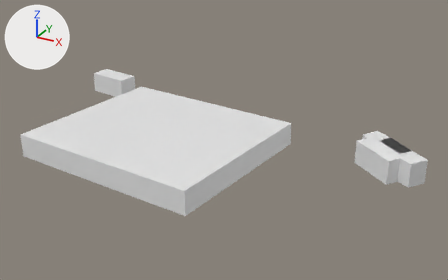
The glTF model output/glb/tile_200.glb as it was, and as the next commit left it.
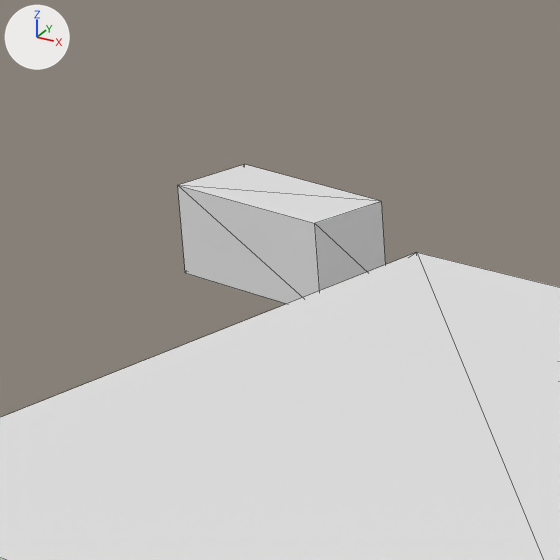
Old and new are each drawn whole from a camera (50 mm lens) standing at (173.8, -200.6, 111.7) and looking at (56.8, 12.1, 5.4) and again close up on the part from 13% to 38% of the width and 13% to 53% of the height. The axes (+X, +Y, +Z) are drawn at upper left. The lights are the same throughout. The first two pictures are the older version. The close-ups show mesh edges as thin lines.
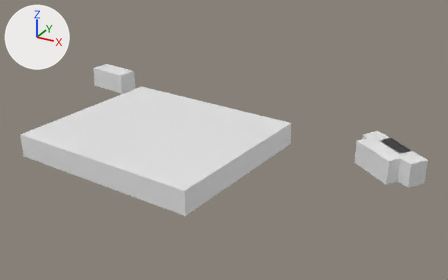
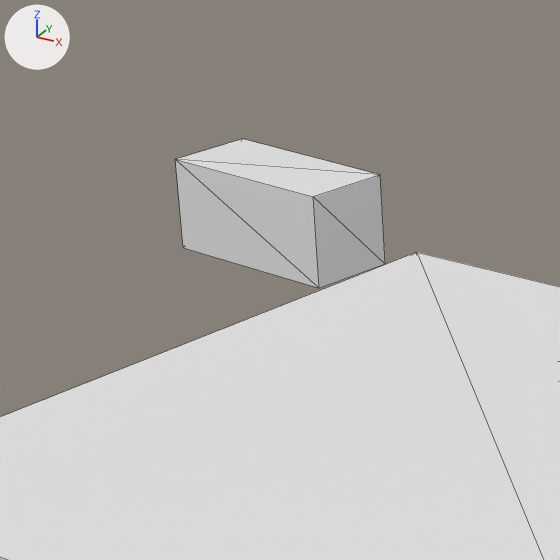
The newer file is also turned or shifted as a whole; pictures and numbers use the older file's frame.

The change, as a diff of the scene's bpy script:
```diff
--- a/output/glb/tile_200.glb.py
+++ b/output/glb/tile_200.glb.py
@@ me_mesh_0 @@
 # used by ob_mesh_0; location = (0.0, 0.0, 0.0)
-me_mesh_0.from_pydata(...)  # 40 vertices, 54 faces; spans x -43.0..139.0, y -42.0..57.0, z 0.0..10.0
+me_mesh_0.from_pydata(...)  # 40 vertices, 54 faces; spans x -43.0..139.0, y -42.0..57.0, z 0.0..13.0
+# me_mesh_0 part 1: the loose piece of 8 vertices spanning x -43.0..-20.0, y 44.0..57.0, z 0.0..10.0 is moved by (0.0, 0.0, 3.0)
```

Location of each change, [x1, y1, x2, y2] in pixels of the close-ups (560 x 560 px; the box of a moved part takes in the faces that stretch with it):
'Mesh_0', reshaped: before [0, 164, 560, 560]; after [0, 139, 560, 560]
part 1 of me_mesh_0, moved or reshaped: before [178, 164, 385, 304]; after [175, 139, 385, 288]
